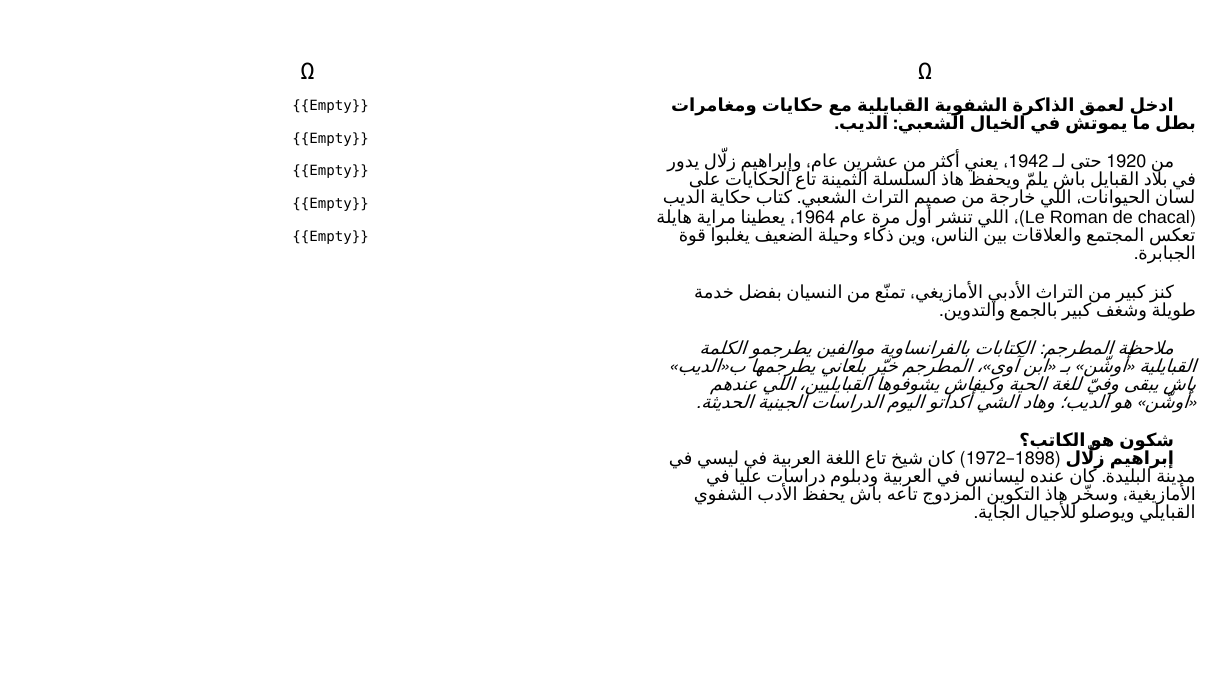
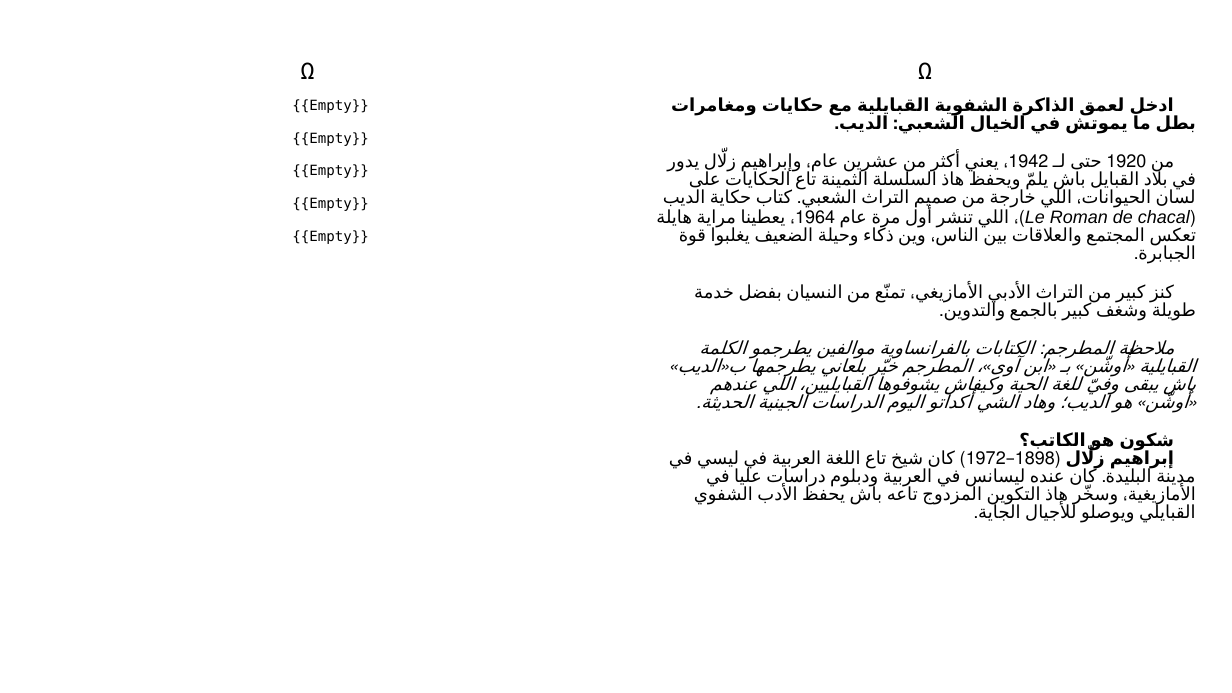
Before and after one commit to sferhah/tamacahut_n_wuccen, a slide deck: slide 88 of Uccen.ConsoleApp/Resources/pptx/uccen.arq.pptx. Drawn at 1232x693 pixels with LibreOffice and Linux fonts; fonts in the diff are those of the drawing. Boxes give left, top, right and bottom in pixels: in the first picture for what was removed or moved away, otherwise in the second. Text is boxed around its words. In the diff, an @@ line names an element or a change of style, - is before the commit and + after.

```diff
--- a/Uccen.ConsoleApp/Resources/pptx/uccen.arq.pptx
+++ b/Uccen.ConsoleApp/Resources/pptx/uccen.arq.pptx
@@ table at (30, 15, 1205, 668) @@
@@ italic on in "(Le Roman de chacal)،" @@
```
Also in this commit, not shown: 1 other file.
